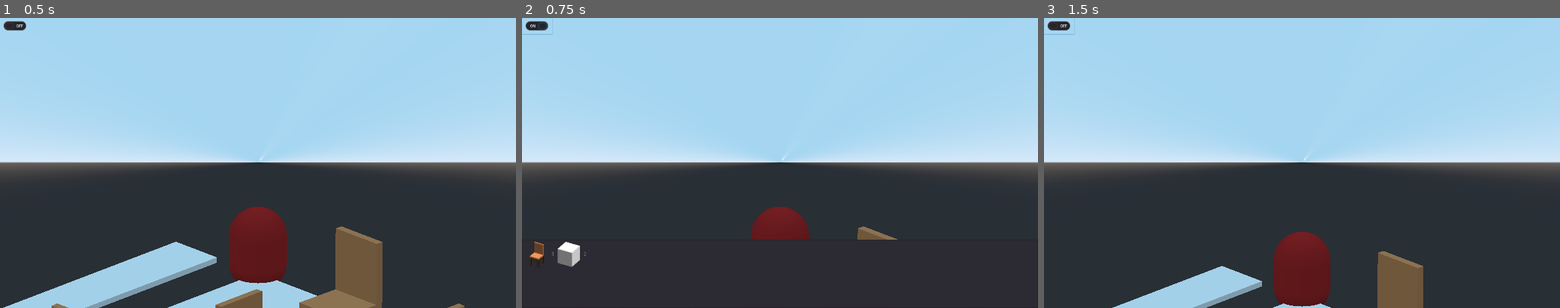
Above: before the commit, frames 1-3 (left to right).
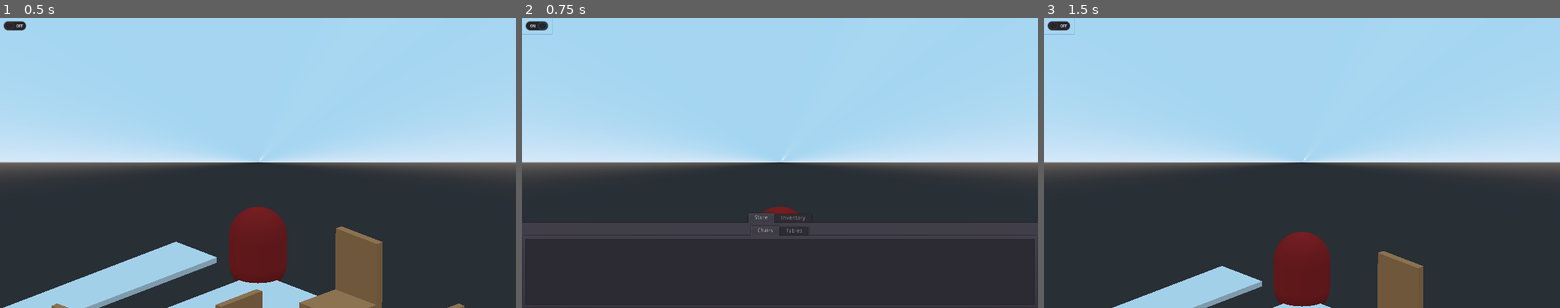
Above: after the commit, the same moments.

Repository: bigigloogames/Emperor-s-Restaurant
Game: Godot game, scene res://scenes/Restaurant.tscn
Same seed, same stepped clock (60 frames per second), same inputs: the game is played once before the commit and once after it. The project has no main scene, so this scene is started directly.
Inputs (mouse positions are in pixels of both pictures, inside the frame that each line leads up to):
- Up to frame 1 (0.5 s): no input
- Up to frame 2 (0.75 s): click (537, 26) at 0.5 s
- Up to frame 3 (1.5 s): tap Enter at 1.25 s; move the mouse to (1415, 148) at 1.27 s; hold Up (ui_up) from 1.28 s (still down); tap Mouse wheel down (wheel_down) at 1.35 s; click (1415, 148) at 1.42 s

Frame 1 is identical in both runs. In frame 2, 2.5% of the frame differs, in the area x 0-100%, y 67-100%; in frame 3, nothing differs.

Commit message:
Add TabContainer

Diff:
--- a/scenes/Restaurant.tscn
+++ b/scenes/Restaurant.tscn
@@ -35,18 +35,72 @@
 "_edit_use_anchors_": false
 }
 
-[node name="FurniList" type="ItemList" parent="Control"]
+[node name="Build" type="TabContainer" parent="Control"]
 visible = false
 anchor_top = 1.0
 anchor_right = 1.0
 anchor_bottom = 1.0
-margin_top = -170.0
+margin_top = -236.0
+__meta__ = {
+"_edit_use_anchors_": false
+}
+
+[node name="Store" type="TabContainer" parent="Control/Build"]
+anchor_right = 1.0
+anchor_bottom = 1.0
+margin_left = 4.0
+margin_top = 32.0
+margin_right = -4.0
+margin_bottom = -4.0
+
+[node name="Chairs" type="ItemList" parent="Control/Build/Store"]
+anchor_right = 1.0
+anchor_bottom = 1.0
+margin_left = 4.0
+margin_top = 32.0
+margin_right = -4.0
+margin_bottom = -4.0
+
+[node name="Tables" type="ItemList" parent="Control/Build/Store"]
+visible = false
+anchor_right = 1.0
+anchor_bottom = 1.0
+margin_left = 4.0
+margin_top = 32.0
+margin_right = -1228.0
+margin_bottom = -128.0
+
+[node name="Inventory" type="TabContainer" parent="Control/Build"]
+visible = false
+anchor_right = 1.0
+anchor_bottom = 1.0
+margin_left = 4.0
+margin_top = 32.0
+margin_right = -4.0
+margin_bottom = -4.0
+
+[node name="Chairs" type="ItemList" parent="Control/Build/Inventory"]
+anchor_right = 1.0
+anchor_bottom = 1.0
+margin_left = -4.0
+margin_top = 518.0
+margin_right = -12.0
+margin_bottom = 482.0
 allow_reselect = true
 max_columns = 0
 script = ExtResource( 5 )
 __meta__ = {
 "_edit_use_anchors_": false
 }
+
+[node name="Tables" type="ItemList" parent="Control/Build/Inventory"]
+visible = false
+anchor_right = 1.0
+anchor_bottom = 1.0
+margin_left = 4.0
+margin_top = 32.0
+margin_right = -1228.0
+margin_bottom = -128.0
 
 [node name="Floor" type="GridMap" parent="."]
 mesh_library = ExtResource( 1 )
@@ -89,5 +143,5 @@
 wait_time = 3.0
 autostart = true
 [connection signal="toggled" from="Control/BuildMode" to="." method="_on_BuildMode_toggled"]
-[connection signal="item_selected" from="Control/FurniList" to="." method="_on_ItemList_item_selected"]
+[connection signal="item_selected" from="Control/Build/Inventory/Chairs" to="." method="_on_ItemList_item_selected"]
 [connection signal="timeout" from="CustomerTimer" to="." method="_on_CustomerTimer_timeout"]
--- a/scripts/Restaurant.gd
+++ b/scripts/Restaurant.gd
@@ -8,7 +8,8 @@
 const TABLE = 2
 
 onready var Cam = $CameraOrigin/Camera
-onready var FurniList = $Control/FurniList
+onready var Build = $Control/Build
+onready var FurniList = $Control/Build/Inventory/Chairs
 onready var Floor = $Floor
 onready var Furni = $Furniture
 onready var Astar = $Astar
@@ -75,7 +76,7 @@
 
 func _on_BuildMode_toggled(_button_pressed):
 	build_mode = !build_mode
-	FurniList.visible = build_mode
+	Build.visible = build_mode
 
 
 # Called every frame. 'delta' is the elapsed time since the previous frame.
